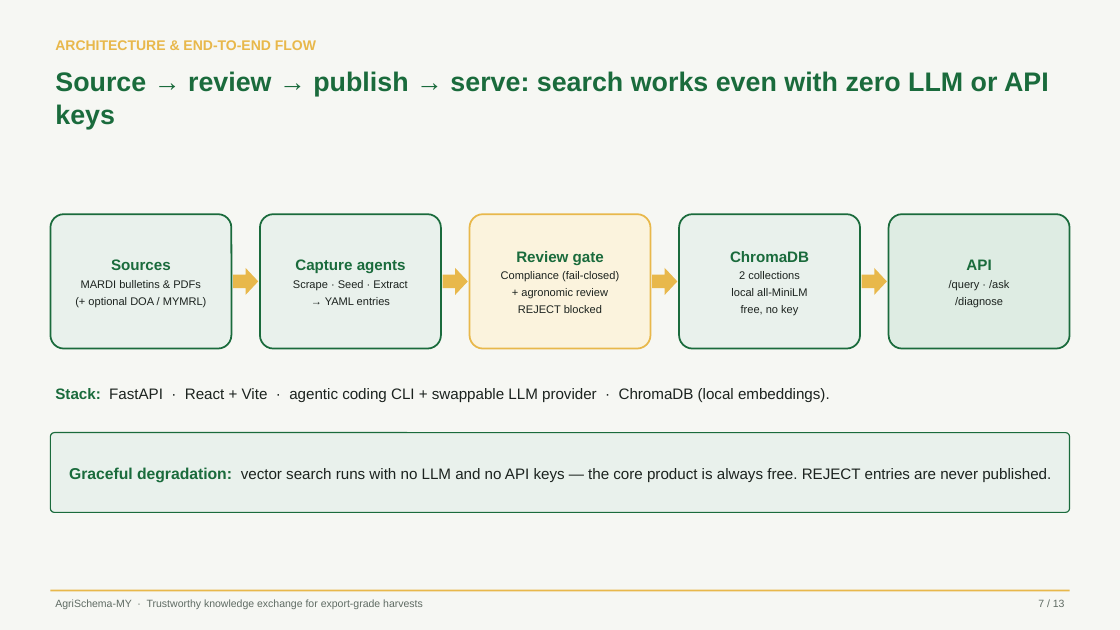
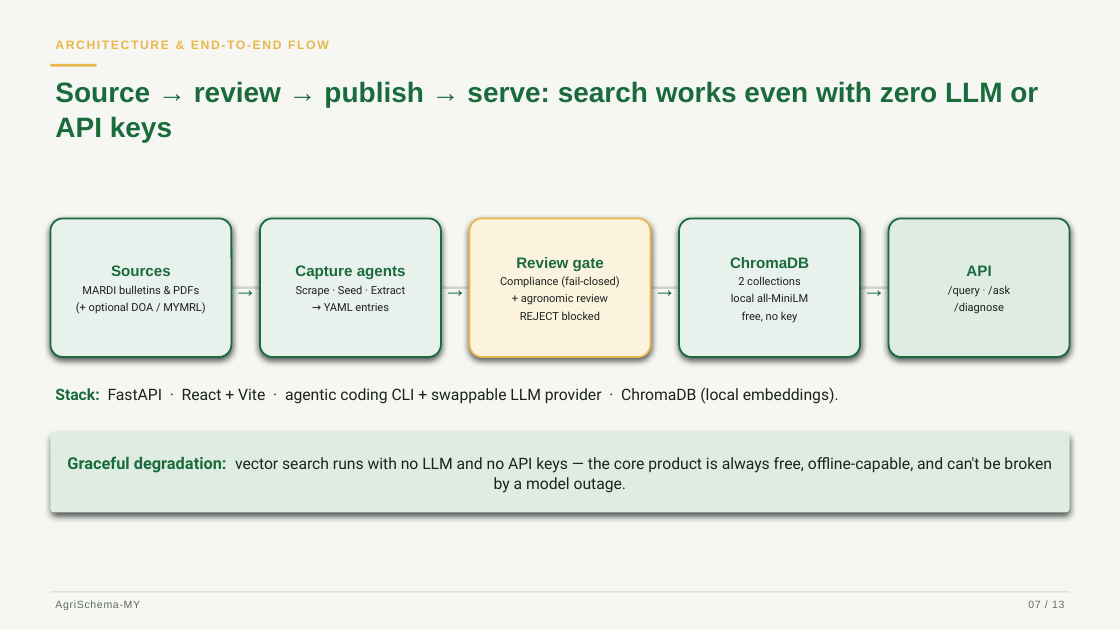
Before and after one commit to R3AlL3nGz3i/agri-schema-my, a slide deck: slide 7 of deck/agrischema-hackathon.pptx. Drawn at 1120x630 pixels with LibreOffice and Linux fonts; fonts in the diff are those of the drawing. Boxes give left, top, right and bottom in pixels: in the first picture for what was removed or moved away, otherwise in the second. Text is boxed around its words. In the diff, an @@ line names an element or a change of style, - is before the commit and + after.

```diff
--- a/deck/agrischema-hackathon.pptx
+++ b/deck/agrischema-hackathon.pptx
@@ text "ARCHITECTURE & END-TO-END FLOW" at (x1=55, y1=40, x2=329, y2=49): size 12 to 10.5 pt, letter spacing 0 to 1.4 pt @@
@@ text "Source → review → publish ..." moved from (x1=55, y1=71, x2=1049, y2=129) to (x1=55, y1=81, x2=1038, y2=142) @@
@@ text "Source → review → publish ..." at (x1=55, y1=81, x2=1038, y2=142): size 23 to 24 pt; line spacing 1.02 to 1.03 @@
@@ rectangle added at (x1=50, y1=64, x2=97, y2=67), fill #E8B84B @@
@@ rounded rectangle "Sources" resized from (x1=50, y1=214, x2=231, y2=349) to (x1=50, y1=218, x2=231, y2=357) @@
@@ rounded rectangle "Capture agents" resized from (x1=260, y1=214, x2=440, y2=349) to (x1=260, y1=218, x2=440, y2=357) @@
@@ rounded rectangle "Review gate" resized from (x1=470, y1=214, x2=650, y2=349) to (x1=470, y1=218, x2=650, y2=357) @@
@@ rounded rectangle "ChromaDB" resized from (x1=679, y1=214, x2=860, y2=349) to (x1=679, y1=218, x2=860, y2=357) @@
@@ proportions changed in 5 elements at (x1=50, y1=218, x2=231, y2=357), (x1=260, y1=218, x2=440, y2=357), (x1=470, y1=218, x2=650, y2=357), (x1=679, y1=218, x2=860, y2=357), (x1=889, y1=218, x2=1070, y2=357) @@
@@ rounded rectangle "API" resized from (x1=889, y1=214, x2=1070, y2=349) to (x1=889, y1=218, x2=1070, y2=357) @@
@@ text added at (x1=216, y1=260, x2=275, y2=314), 20 pt, text #1A6B3C, bold @@
+→
@@ right arrow removed at (x1=233, y1=268, x2=258, y2=295) @@
@@ text added at (x1=426, y1=260, x2=485, y2=314), 20 pt, text #1A6B3C, bold @@
+→
@@ right arrow removed at (x1=443, y1=268, x2=468, y2=295) @@
@@ text added at (x1=635, y1=260, x2=694, y2=314), 20 pt, text #1A6B3C, bold @@
+→
@@ right arrow removed at (x1=652, y1=268, x2=677, y2=295) @@
@@ text added at (x1=845, y1=260, x2=904, y2=314), 20 pt, text #1A6B3C, bold @@
+→
@@ right arrow removed at (x1=862, y1=268, x2=887, y2=295) @@
@@ text in rounded rectangle at (x1=82, y1=285, x2=205, y2=314): font Arial to Roboto in "MARDI bulletins & PDFs (+ optional DOA ..."; line spacing 1.02 to 1.04 @@
@@ rectangle added at (x1=141, y1=287, x2=980, y2=289), fill #CFD8D0 @@
@@ text in rounded rectangle at (x1=296, y1=286, x2=405, y2=311): font Arial to Roboto in "Scrape · Seed · Extract → YAML ..."; line spacing 1.02 to 1.04 @@
@@ text in rounded rectangle at (x1=500, y1=276, x2=619, y2=320): font Arial to Roboto in "Compliance (fail-closed) + agronomic review REJECT blocked"; line spacing 1.02 to 1.04 @@
@@ text in rounded rectangle at (x1=731, y1=276, x2=808, y2=323): font Arial to Roboto in "2 collections local all-MiniLM free, no key"; line spacing 1.02 to 1.04 @@
@@ text in rounded rectangle at (x1=948, y1=285, x2=1010, y2=314): font Arial to Roboto in "/query · /ask /diagnose"; line spacing 1.02 to 1.04 @@
@@ text "Stack: FastAPI · React + ..." at (x1=55, y1=387, x2=839, y2=404): size 13 to 13.5 pt, font Arial to Roboto @@
@@ rounded rectangle "Graceful degradation: vector search runs ..." at (x1=50, y1=433, x2=1070, y2=513): fill #E9F1EC to #DEECE3; outline #1A6B3C 1 pt to none @@
@@ text in rounded rectangle at (x1=67, y1=456, x2=1052, y2=493): text changed; size 13 to 13.5 pt; font Arial to Roboto @@
-Graceful degradation: vector search runs with no LLM and no API keys — the core product is always free. REJECT entries are never published.
+Graceful degradation: vector search runs with no LLM and no API keys — the core product is always free, offline-capable, and can't be broken by a model outage.
@@ rectangle at (x1=50, y1=592, x2=1070, y2=592): fill #E8B84B to #CFD8D0 @@
@@ text at (x1=55, y1=600, x2=140, y2=610): text changed @@
-AgriSchema-MY · Trustworthy knowledge exchange for export-grade harvests
+AgriSchema-MY
@@ text at (x1=1028, y1=600, x2=1064, y2=608): text changed @@
-7 / 13
+07 / 13
```
Also in this commit, not shown: 12 other slides changed, 1 other file.
